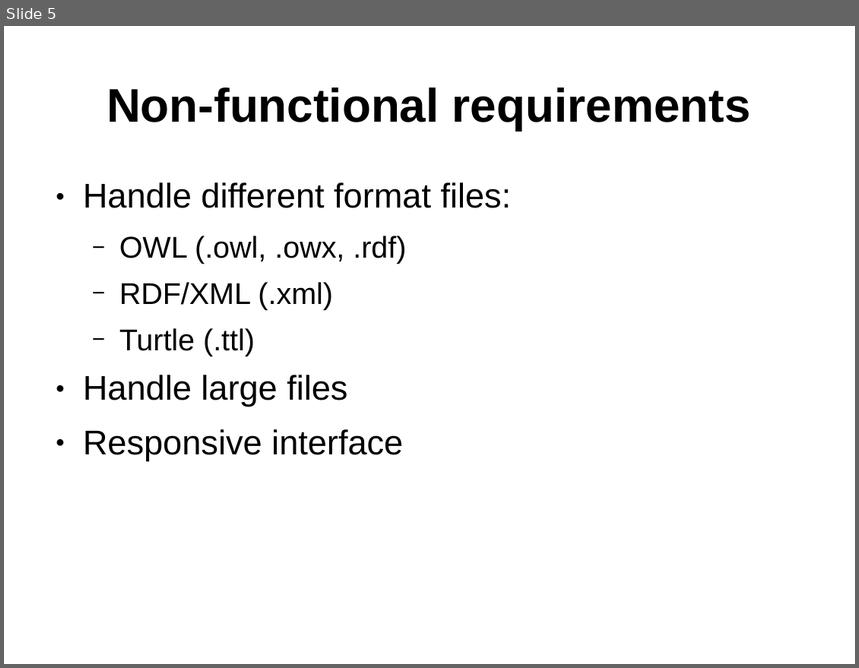
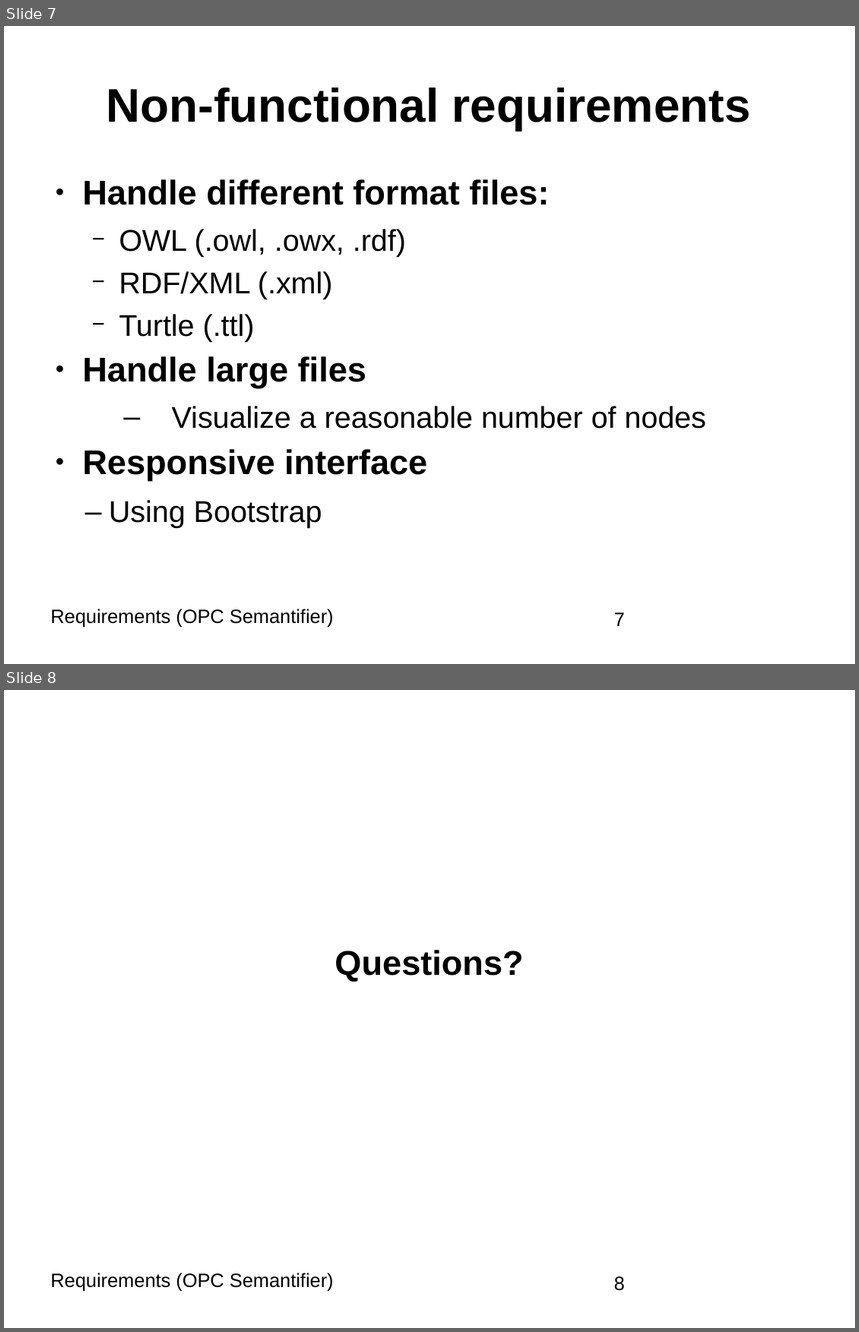
Before and after one commit to BonnWestCoast/Semantify.io-docs, a slide deck: 2requirements/presentation.ppt. Shown one above the other, each under a label of ours: slide 5 before the commit, slides 7 and 8 after it. The pictures are 859x668 and 859x1332 pixels, drawn with LibreOffice and Linux fonts; fonts in the diff are those of the drawing. Boxes give left, top, right and bottom in pixels: in the first picture for what was removed or moved away, otherwise in the second. Text is boxed around its words. In the diff, an @@ line names an element or a change of style, - is before the commit and + after.

```diff
--- a/2requirements/presentation.ppt
+++ b/2requirements/presentation.ppt
@@ slide 8 added at [4,690,855,1328], background #FFFFFF @@
@@ text added at [335,950,523,981], 32 pt, text #000000, bold @@
+Questions?
@@ text added at [50,1273,334,1291], 18 pt, text #000000 @@
+Requirements (OPC Semantifier)
@@ page number added at [614,1277,625,1291], 18 pt, text #000000 @@
+8
@@ what was slide 5 is now slide 7 @@
@@ slide 7 changed as well @@
@@ text at [82,180,549,480]: bold on in "Handle different format files:", "Handle large files", "Responsive interface"; line spacing 0.94 to 0.84 @@
@@ text at [172,406,707,429]: paragraph added @@
+  – Visualize a reasonable number of nodes
@@ text at [109,500,322,528]: paragraph added @@
+  – Using Bootstrap
@@ text added at [50,609,334,627], 18 pt, text #000000 @@
+Requirements (OPC Semantifier)
@@ page number added at [614,613,625,626], 18 pt, text #000000 @@
+7
```
Also in this commit, not shown: 3 other slides changed, 3 other slides added, 1 slide removed, 3 other files.
